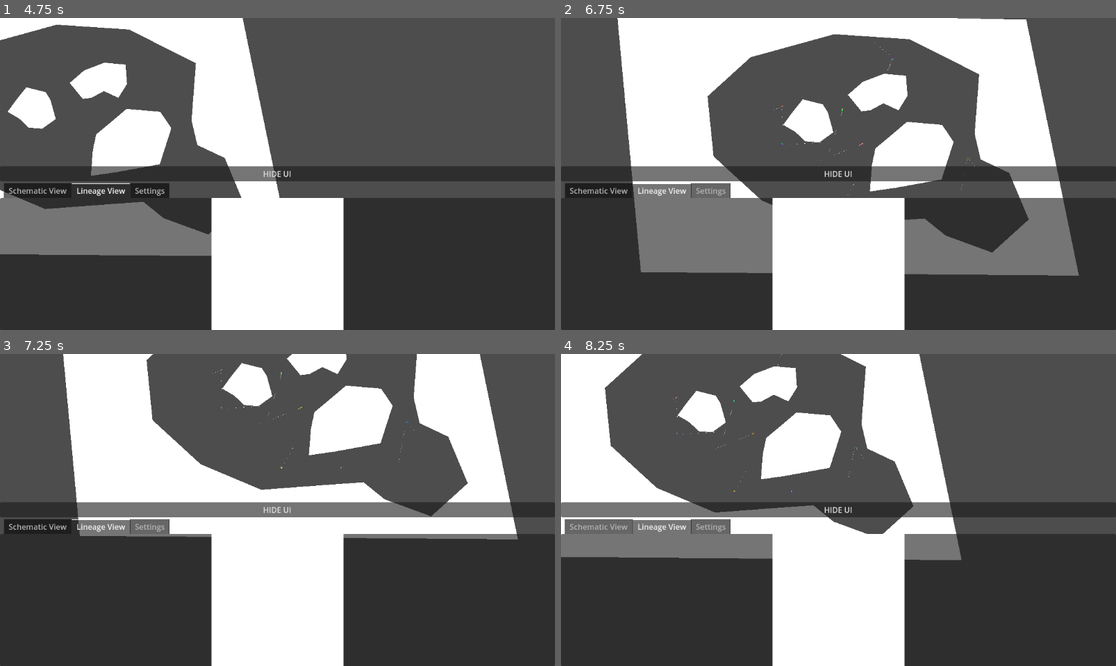
Above: before the commit, frames 1-4 (two rows, left to right).
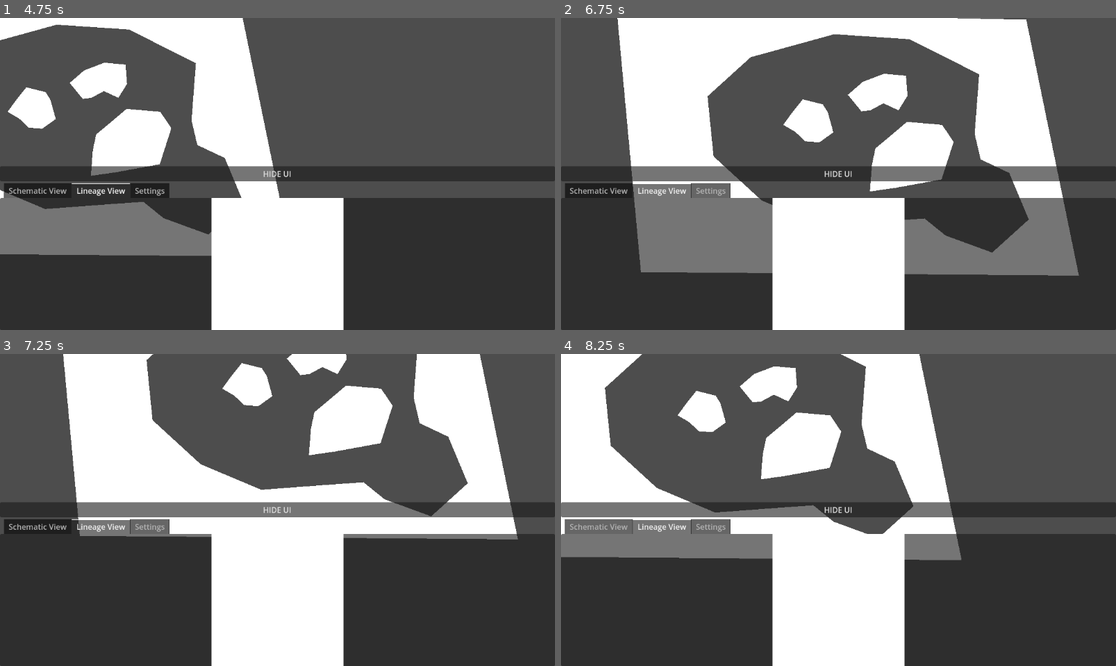
Above: after the commit, the same moments.

Repository: 06gusmog/EVOLUTIONATOR-4000
Game: Godot game, scene res://Misc/world.tscn
The game is run twice, just before and just after one commit, with the same random seed, the same clock (stepped at 60 frames per second) and the same inputs.
Inputs (mouse positions are in pixels of both pictures, inside the frame that each line leads up to):
- Up to frame 1 (4.75 s): click "HIDE UI" at 0.5 s; click "SHOW UI" at 1.25 s; tap Enter at 2 s; move the mouse to (399, 158) at 2.02 s; hold Right (right) 2.03-2.78 s; click (399, 158) at 2.1 s; move the mouse to (166, 189) at 2.77 s; hold Down (down) 2.78-3.53 s; tap P (test input) at 2.85 s; move the mouse to (333, 105) at 3.52 s; hold Right (right) 3.53-4.28 s; tap Shift (zoom_in) at 3.6 s; move the mouse to (249, 236) at 4.27 s; hold Up (up) from 4.28 s (still down); tap Ctrl (zoom_out) at 4.35 s
- Up to frame 2 (6.75 s): move the mouse to (683, 223) at 5.02 s; release Up (up) at 5.03 s; hold Left (left) 5.03-6.53 s; click (683, 223) at 5.1 s; move the mouse to (777, 92) at 5.77 s; tap P (test input) at 5.85 s; move the mouse to (777, 136) at 6.52 s; hold Down (down) from 6.53 s (still down); tap Shift (zoom_in) at 6.6 s
- Up to frame 3 (7.25 s): keep holding Down (down)
- Up to frame 4 (8.25 s): move the mouse to (844, 372) at 7.27 s; release Down (down) at 7.28 s; hold Right (right) 7.28-8.03 s; tap Ctrl (zoom_out) at 7.35 s; move the mouse to (683, 403) at 8.02 s; hold Up (up) from 8.03 s (still down); click (683, 403) at 8.1 s

Frame 1 is identical in both runs. In frame 2, less than 0.1% of the frame differs, in the area x 38-75%, y 7-57%; in frame 3, less than 0.1%, in the area x 38-75%, y 4-37%; in frame 4, less than 0.1%.
Error in both runs: Attempt to call function 'store_line' in base 'null instance' on a null instance. (res://Misc/SimulationHandler.gd:168)

Commit message:
Crash fix
Doesn't crash when launching a save with damaged creature, still crashes due to stringed position when trying to open schematic view.

Diff:
--- a/Godot/Misc/Creature.gd
+++ b/Godot/Misc/Creature.gd
@@ -7,6 +7,7 @@
 var food_object
 var bounding_sphere_size : float
 var creatureID : String
+var cellIDs : Array
 var per_frame_energy_consumption: float
 
 var cell_weight = GlobalSettings.cell_weight
@@ -25,17 +26,31 @@
 	food_object = get_parent().get_node('FoodObject')
 	var i = 0
 	DNA = load_DNA(DNA)
-	for RNA in DNA:
-		var cell_base = load("res://Cell Types/Scenes/" + RNA['Type'])
-		var cell_instance = cell_base.instantiate()
-		add_child(cell_instance)
-		cell_instance.unpack(RNA, str(i))
-		i += 1
-
-	mass = i * cell_weight
-	for cell in get_children():
-		cells[cell.name] = cell
-	cells.erase('Visual Effects')
+	if GlobalSettings.create_new_game:
+		for RNA in DNA:
+			var cell_base = load("res://Cell Types/Scenes/" + RNA['Type'])
+			var cell_instance = cell_base.instantiate()
+			add_child(cell_instance)
+			cell_instance.unpack(RNA, str(i))
+			i += 1
+
+		mass = i * cell_weight
+		for cell in get_children():
+			cells[cell.name] = cell
+		cells.erase('Visual Effects')
+	else:
+		for cell in cellIDs:
+			var cell_base = load("res://Cell Types/Scenes/" + DNA[int(cell)]['Type'])
+			var cell_instance = cell_base.instantiate()
+			add_child(cell_instance)
+			cell_instance.unpack(DNA[int(cell)], str(i))
+			i += 1
+
+		mass = i * cell_weight
+		for cell in get_children():
+			cells[cell.name] = cell
+		cells.erase('Visual Effects')
+		check_connections()
 
 	# Box around the creature
 	for cellID in cells:
@@ -91,7 +106,7 @@
 		"pos_x" : position.x, # Vector2 is not supported by JSON
 		"pos_y" : position.y,
 		"DNA": save_DNA(DNA),
-		"cells": cells,
+		"cellIDs": cells.keys(),
 		"energy": energy,
 		"creatureID": creatureID,
 		"bounding_sphere_size": bounding_sphere_size
@@ -165,6 +180,15 @@
 	if len(cells) <= len(DNA) * 0.5:
 		die()
 
+func check_connections():
+	for cellID in cells:
+		var cell = cells[cellID]
+		var corrected_connections = []
+		for connection in cell.connections:
+			if connection in cells.keys():
+				corrected_connections.append(connection)
+		cell.connections = corrected_connections
+
 func die():
 	for cellID in cells:
 		var cell = cells[cellID]
--- a/Godot/Standards/global_settings.gd
+++ b/Godot/Standards/global_settings.gd
@@ -74,8 +74,8 @@
 #To create a new game, create a folder in %appdata%/Godot/app_userdata/[name of the project]/
 #and write the name of the new folder between :// and savegame.save
 var save_path = "user://Game1/"
-var save_name = "user://Game1/savegame.save"
-var create_new_game = true
+var save_name = "user://Game1/savegame14-59.save"
+var create_new_game = false
 
 
 
